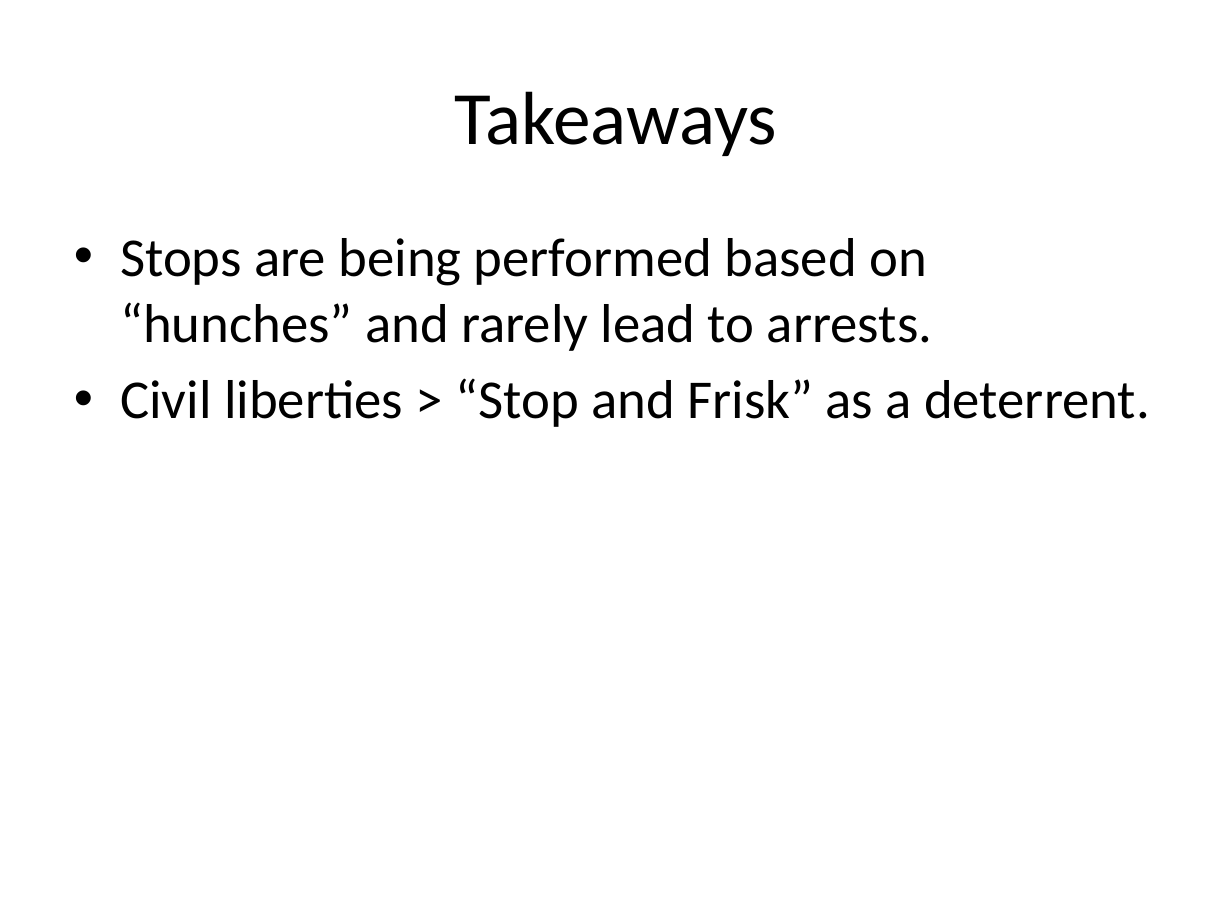
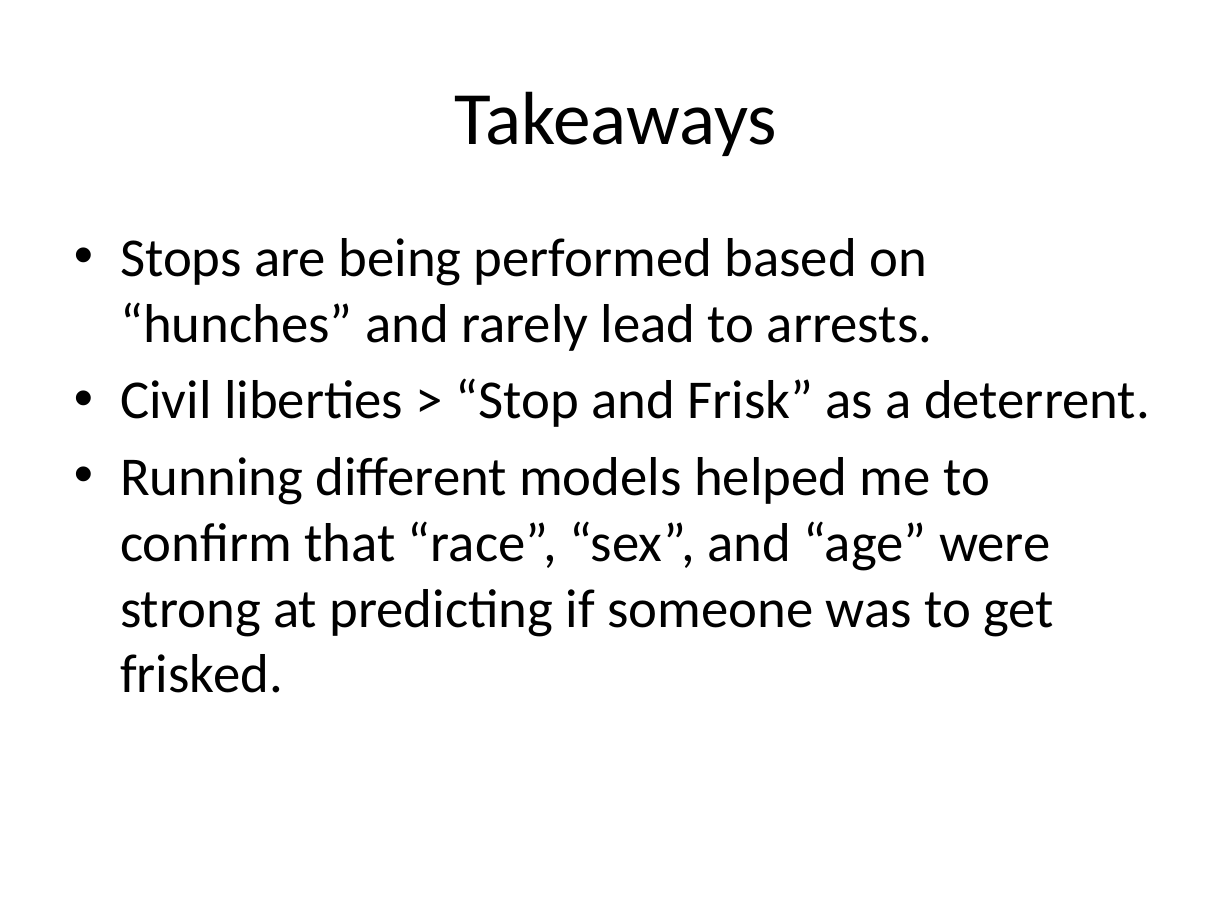
Before and after one commit to davidkoh/SNF2012, a slide deck: slide 9 of Stop_and_Frisk_2012.pptx. Drawn at 1232x924 pixels with LibreOffice and Linux fonts; fonts in the diff are those of the drawing. Boxes give left, top, right and bottom in pixels: in the first picture for what was removed or moved away, otherwise in the second. Text is boxed around its words. In the diff, an @@ line names an element or a change of style, - is before the commit and + after.

Commit message:
update slides

```diff
--- a/Stop_and_Frisk_2012.pptx
+++ b/Stop_and_Frisk_2012.pptx
@@ text at (x1=120, y1=457, x2=1054, y2=693): paragraph added @@
+• Running different models helped me to confirm that “race”, “sex”, and “age” were strong at predicting if someone was to get frisked.
```
